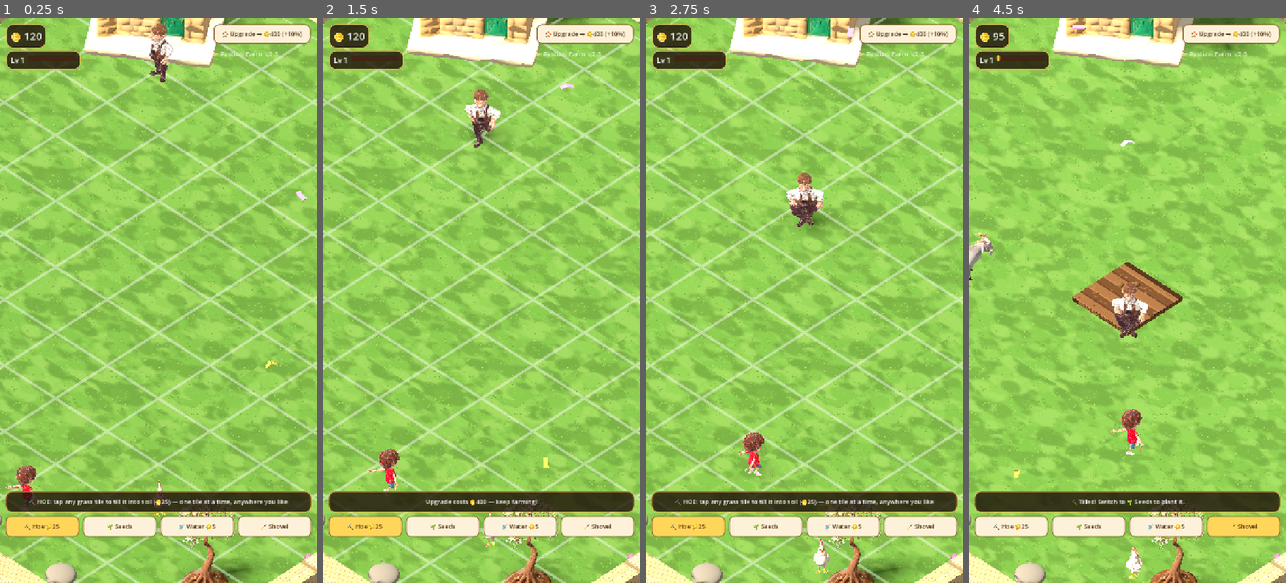
Above: before the commit, frames 1-4 (left to right).
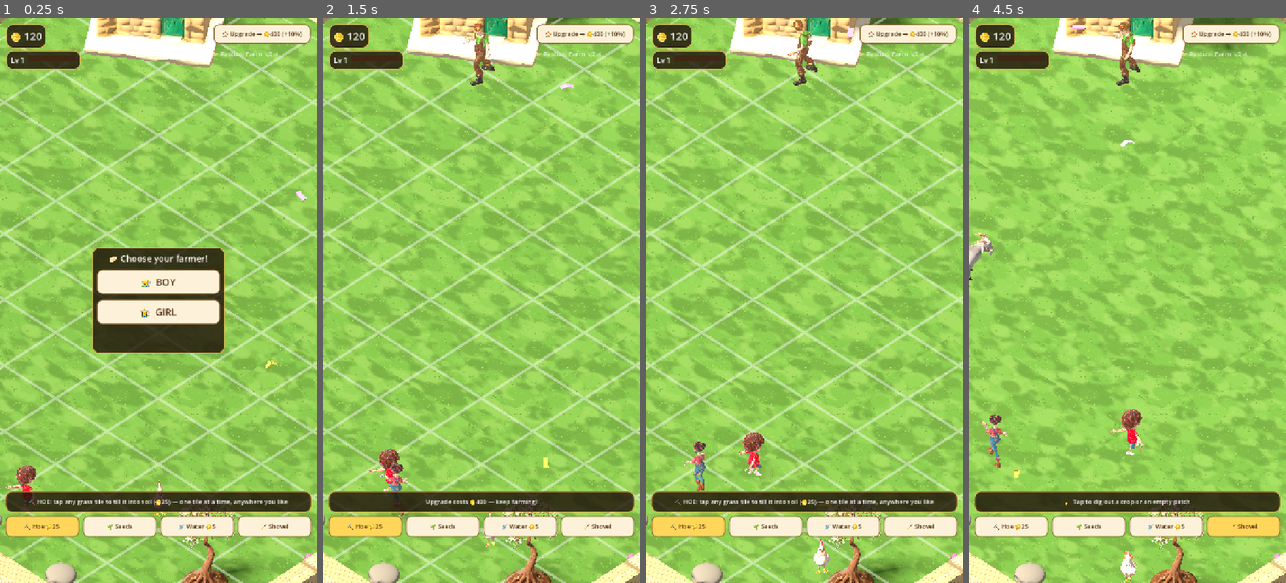
Above: after the commit, the same moments.

Repository: terencecamilleripesci/PastizziFarm3D
Game: Godot game, scene res://farm.tscn
Same seed, same stepped clock (60 frames per second), same inputs: the game is played once before the commit and once after it.
Inputs (mouse positions are in pixels of both pictures, inside the frame that each line leads up to):
- Up to frame 1 (0.25 s): no input
- Up to frame 2 (1.5 s): click (481, 283) at 0.5 s, where only the run after the commit has a clickable "👨‍🌾 BOY"; click "🏠 Upgrade → 🪙400 (+10%)" at 1.25 s
- Up to frame 3 (2.75 s): click "⛏️ Hoe 🪙25" at 2 s
- Up to frame 4 (4.5 s): click "🌱 Seeds" at 2.75 s; click "🚿 Water 🪙5" at 3.5 s; click "🧹 Shovel" at 4.25 s

The runs differ from the first frame. In frame 1, 8.3% of the frame differs, in the area x 29-88%, y 0-60%; in frame 2, 1.4%; in frame 3, 1.5%; in frame 4, 3.7%.

Commit message:
v2.4 PLAYABLE CHARACTERS: choose BOY or GIRL at join (saved), your farmer has IDLE + WALK animations (auto-switching) and the boy pulls crops with a real harvest animation; the other adult strolls the farm; Nannu retired (first test)
Co-Authored-By: Claude Fable 5 <noreply@anthropic.com>
Claude-Session: https://claude.ai/code/session_01Q55X5n8LA6xgNosSpJws7r

Diff:
--- a/source/farm.gd
+++ b/source/farm.gd
@@ -1,5 +1,5 @@
 extends Node3D
-# ===== Pastizzi Farm 3D — v2.3 GRID ENGINE (the FarmVille 2 way) =====
+# ===== Pastizzi Farm 3D — v2.4 GRID ENGINE (the FarmVille 2 way) =====
 # The farm is a tile grid. You PLACE soil patches anywhere, plant one crop
 # per patch, trees live on their own tiles and regrow forever.
 # Tools: Plot / Seeds / Water / Shovel. Everything saves on-device.
@@ -57,7 +57,16 @@
 var clouds: Array = []
 var butterflies: Array = []
 var farmer: Node3D
-var farmer_ap: AnimationPlayer
+var farmer_ap: AnimationPlayer            # walk
+var farmer_idle_ap: AnimationPlayer
+var farmer_harv_ap: AnimationPlayer
+var farmer_walk_n: Node3D
+var farmer_idle_n: Node3D
+var farmer_harv_n: Node3D
+var chr := ""                             # "m" | "f" — chosen at join
+var chr_panel: PanelContainer
+var other: Node3D                          # the character you didn't pick wanders
+var other_t := Vector3.ZERO
 var kid_b: Node3D
 var kid_b_t := Vector3.ZERO
 var kid_g: Node3D
@@ -76,7 +85,6 @@
 	_build_camera_and_light()
 	_build_ui()
 	_build_animals()
-	_build_farmer()
 	_build_kids()
 	_load()
 
@@ -399,7 +407,7 @@
 	xrow.add_child(xp_bar)
 	_refresh_xp()
 	var title := Label.new()
-	title.text = "🥟 Pastizzi Farm  v2.3"
+	title.text = "🥟 Pastizzi Farm  v2.4"
 	title.set_anchors_preset(Control.PRESET_TOP_RIGHT)
 	title.offset_left = -240
 	title.offset_top = 70
@@ -468,6 +476,45 @@
 	_pick_tool("plot")
 	_refresh_seed_buttons()
 	_update_coins()
+	# character select (shown at join until chosen)
+	chr_panel = PanelContainer.new()
+	_panel_style(chr_panel)
+	chr_panel.set_anchors_preset(Control.PRESET_CENTER)
+	chr_panel.offset_left = -150
+	chr_panel.offset_right = 150
+	chr_panel.offset_top = -120
+	chr_panel.offset_bottom = 120
+	ui.add_child(chr_panel)
+	var vb := VBoxContainer.new()
+	vb.add_theme_constant_override("separation", 12)
+	chr_panel.add_child(vb)
+	var ct := Label.new()
+	ct.text = "🥟 Choose your farmer!"
+	ct.add_theme_font_size_override("font_size", 20)
+	ct.horizontal_alignment = HORIZONTAL_ALIGNMENT_CENTER
+	vb.add_child(ct)
+	var bb := Button.new()
+	bb.text = "👨‍🌾  BOY"
+	bb.add_theme_font_size_override("font_size", 22)
+	bb.custom_minimum_size = Vector2(0, 56)
+	bb.pressed.connect(_choose_chr.bind("m"))
+	_btn_style(bb, false)
+	vb.add_child(bb)
+	var gb2 := Button.new()
+	gb2.text = "👩‍🌾  GIRL"
+	gb2.add_theme_font_size_override("font_size", 22)
+	gb2.custom_minimum_size = Vector2(0, 56)
+	gb2.pressed.connect(_choose_chr.bind("f"))
+	_btn_style(gb2, false)
+	vb.add_child(gb2)
+	chr_panel.visible = true
+
+func _choose_chr(c: String) -> void:
+	chr = c
+	chr_panel.visible = false
+	_build_farmer()
+	hint_label.text = "🎉 Welcome to your għalqa! Grab the ⛏️ Hoe and till your first patch."
+	_save()
 
 func _pick_tool(t: String) -> void:
 	tool = t
@@ -757,10 +804,13 @@
 	return
 
 func _send_farmer(tile: Vector2i, act: String) -> void:
+	if not farmer:
+		hint_label.text = "Pick your farmer first! 👨‍🌾👩‍🌾"
+		return
 	farmer_dest = _tile_pos(tile) + Vector3(1.4, 0, 1.4)
 	farmer_act = { "a": act, "tile": tile }
 	farmer_busy = true
-	hint_label.text = "👴 In-Nannu is on his way…"
+	hint_label.text = "🚶 On the way…"
 
 func _farmer_arrived() -> void:
 	var act: String = farmer_act.get("a", "")
@@ -909,14 +959,58 @@
 	dog.position = Vector3(-9, 0, 9)
 
 func _build_farmer() -> void:
+	if chr == "":
+		return
+	if farmer:
+		farmer.queue_free()
+	if other:
+		other.queue_free()
 	farmer = Node3D.new()
 	add_child(farmer)
-	var mf := _model("res://assets/farmer_walk.glb", 2.0)
-	if mf:
-		farmer.add_child(mf)
-		farmer_ap = _anim_setup(mf, false)
+	var base := "man" if chr == "m" else "woman"
+	farmer_walk_n = _model("res://assets/%s_walk.glb" % base, 1.9)
+	if farmer_walk_n:
+		farmer.add_child(farmer_walk_n)
+		farmer_ap = _anim_setup(farmer_walk_n, false)
+		farmer_walk_n.visible = false
+	farmer_idle_n = _model("res://assets/%s_idle.glb" % base, 1.9)
+	if farmer_idle_n:
+		farmer.add_child(farmer_idle_n)
+		farmer_idle_ap = _anim_setup(farmer_idle_n, true)
+	farmer_harv_n = null
+	farmer_harv_ap = null
+	if chr == "m":
+		farmer_harv_n = _model("res://assets/man_harvest.glb", 1.9)
+		if farmer_harv_n:
+			farmer.add_child(farmer_harv_n)
+			farmer_harv_ap = _anim_setup(farmer_harv_n, false)
+			farmer_harv_n.visible = false
 	farmer.position = Vector3(-7.5, 0, -7.5)
 	farmer_dest = farmer.position
+	# the other one strolls the farm
+	other = Node3D.new()
+	add_child(other)
+	var ob := "woman" if chr == "m" else "man"
+	var om := _model("res://assets/%s_walk.glb" % ob, 1.9)
+	if om:
+		other.add_child(om)
+		_anim_setup(om, true)
+	other.position = Vector3(6, 0, 9)
+	other_t = other.position
+
+func _worker_mode(mode: String) -> void:
+	if farmer_walk_n:
+		farmer_walk_n.visible = mode == "walk"
+	if farmer_idle_n:
+		farmer_idle_n.visible = mode == "idle"
+	if farmer_harv_n:
+		farmer_harv_n.visible = mode == "harv"
+	if mode == "walk" and farmer_ap and not farmer_ap.is_playing():
+		farmer_ap.play(farmer_ap.get_animation_list()[0])
+	if mode == "idle" and farmer_idle_ap and not farmer_idle_ap.is_playing():
+		farmer_idle_ap.play(farmer_idle_ap.get_animation_list()[0])
+	if mode == "harv" and farmer_harv_ap:
+		farmer_harv_ap.play(farmer_harv_ap.get_animation_list()[0])
 
 func _build_kids() -> void:
 	kid_b = Node3D.new()
@@ -987,23 +1081,32 @@
 			elif k > 0.25:
 				e.node.rotation.z = sin(Time.get_ticks_msec() / 420.0 + float(tile.x) * 1.7 + float(tile.y)) * 0.05
 			e.node.scale = Vector3(ms, ms, ms)
-	if farmer_busy:
+	if farmer and farmer_busy:
 		var fd := farmer_dest - farmer.position
 		fd.y = 0
 		if fd.length() < 0.4:
 			farmer.position.y = 0
-			if farmer_ap:
-				farmer_ap.pause()
-			_farmer_arrived()
+			if farmer_act.get("a", "") == "harvest" and farmer_harv_ap:
+				_worker_mode("harv")
+				var held: Dictionary = farmer_act
+				farmer_act = {}
+				farmer_busy = false
+				var tw := create_tween()
+				tw.tween_interval(0.9)
+				tw.tween_callback(func():
+					_do_action(held.tile, "harvest")
+					_worker_mode("idle"))
+			else:
+				_worker_mode("idle")
+				_farmer_arrived()
 		else:
-			if farmer_ap and not farmer_ap.is_playing():
-				farmer_ap.play(farmer_ap.get_animation_list()[0])
+			_worker_mode("walk")
 			var fdir := fd.normalized()
 			farmer.position += fdir * delta * 3.2
 			farmer.look_at(farmer.position + fdir)
 			farmer.rotate_y(PI)
-	elif farmer_ap and farmer_ap.is_playing():
-		farmer_ap.pause()
+	if other:
+		other_t = _kid_walk(other, other_t, 0.9, delta)
 	kid_b_t = _kid_walk(kid_b, kid_b_t, 1.15, delta)
 	kid_g_t = _kid_walk(kid_g, kid_g_t, 1.05, delta)
 	chick_target = _walk(chicken, chick_target, 1.1, 90.0, delta)
@@ -1077,7 +1180,7 @@
 	for tile in grid:
 		var e: Dictionary = grid[tile]
 		tiles["%d,%d" % [tile.x, tile.y]] = { "k": e.k, "c": e.c, "t": e.t, "rg": e.rg }
-	var d := { "v": 2, "coins": coins, "hl": house_lvl, "z2": zone2, "xp": xp, "lvl": lvl, "tiles": tiles }
+	var d := { "v": 2, "coins": coins, "hl": house_lvl, "z2": zone2, "xp": xp, "lvl": lvl, "chr": chr, "tiles": tiles }
 	var f := FileAccess.open(SAVE_PATH, FileAccess.WRITE)
 	if f:
 		f.store_string(JSON.stringify(d))
@@ -1092,6 +1195,10 @@
 	if d == null:
 		return
 	coins = int(d.get("coins", 120))
+	chr = str(d.get("chr", ""))
+	if chr != "":
+		chr_panel.visible = false
+		_build_farmer()
 	xp = int(d.get("xp", 0))
 	lvl = int(d.get("lvl", 1))
 	_refresh_xp()
Binary file removed: source/assets/farmer.glb
Binary file removed: source/assets/farmer_walk.glb
Binary file added: source/assets/man_harvest.glb
Binary file added: source/assets/man_idle.glb
Binary file added: source/assets/man_walk.glb
Binary file added: source/assets/woman_idle.glb
Binary file added: source/assets/woman_walk.glb
Not shown, changed: index.html
Not shown, removed: pf230.apple-touch-icon.png
Not shown, removed: pf230.apple-touch-icon.png.import
Not shown, removed: pf230.audio.position.worklet.js
Not shown, removed: pf230.audio.worklet.js
(and 17 more such lines)
